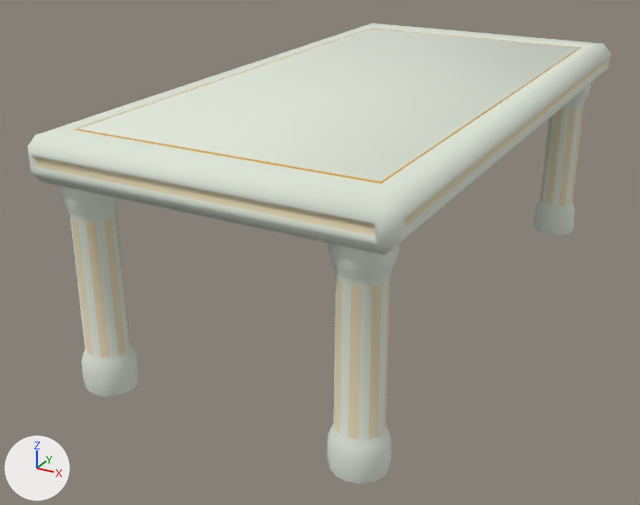
Two versions of the FBX model T.I. 5 - RPG/Assets/FBX/SceneObjects/Greek/TableGreek.fbx, one commit apart.
Both versions are drawn from a 50 mm camera at (2.86, -6.09, 3.27) aimed at (-0.28, -0.38, 0.42). Arrows for +X, +Y and +Z are at lower left; the lights stay in place. Where no turn or scale is listed for an object, it has been applied to the vertices.

Objects in the first picture: 'TableMarble'.
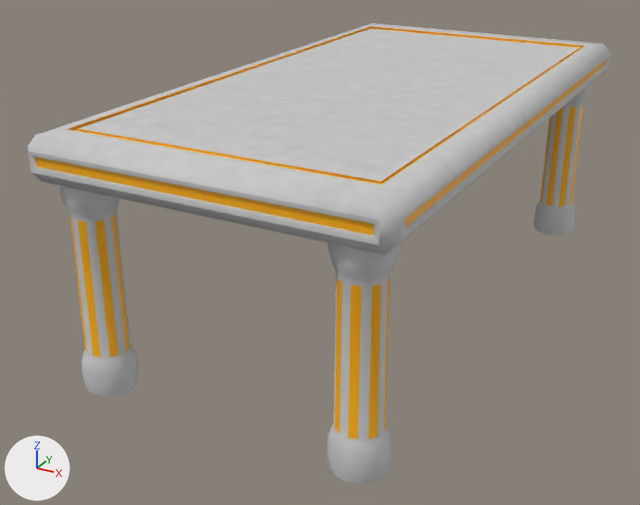
The newer file is also turned or shifted as a whole; pictures and numbers use the older file's frame.

Location of each change, [x1, y1, x2, y2] in pixels of the pictures (640 x 505 px):
part 1 of me_tablemarble, cut back: [69, 26, 584, 185] in both
part 2 of me_tablemarble, recoloured (white to grey): [27, 23, 611, 484] in both
part 3 of me_tablemarble, recoloured (beige to orange): [36, 61, 605, 440] in both

What changed in the scene script:
```text
Add img_marbletabler_png:
    img_marbletabler_png = load_image('MarbleTableR.png', '../../../MatImages/ObjectsTex/MarbleTableR.png', 2048, 2048, 'Non-Color')
Add img_marbletablealbedo_png:
    img_marbletablealbedo_png = load_image('MarbleTableAlbedo.png', '../../../MatImages/ObjectsTex/MarbleTableAlbedo.png', 2048, 2048, 'sRGB')
Add mat_marbletablemat:
    mat_marbletablemat = bpy.data.materials.new('MarbleTableMat')
    # uses the picture img_marbletablealbedo_png
    # uses the picture img_marbletabler_png
Change me_tablemarble:
    used by ob_tablemarble; location = (0.0, 0.0, 0.0)
    remove me_tablemarble.from_pydata(...)  # 844 vertices, 842 faces; spans x -1.25..1.25, y -2.42..2.42, z -0.03..1.77
    remove me_tablemarble.materials.append(mat_gold)  # yellow #e7ac0e
    add me_tablemarble.from_pydata(...)  # 840 vertices, 778 faces; spans x -1.25..1.25, y -2.42..2.42, z -0.03..1.77
    me_tablemarble part 1
    10 vertices are removed from x -1.07..1.03, y -2.15..2.14, z 1.54..1.76
    76 faces are deleted
    2 vertices move from x -1.08, y -2.12..2.12, z 1.76 to x -1.1, y -2.16..2.16, z 1.75
    6 vertices are added at (1.02, -2.09, 1.75), (1.02, 2.09, 1.75), (-1.06, 2.09, 1.75), (-1.06, -2.09, 1.75), (1.05, -2.16, 1.75), (1.05, 2.16, 1.75)
    12 new faces join them
    me_tablemarble part 2: 730 faces spanning x -1.25..1.25, y -2.42..2.42, z -0.03..1.77 switch from mat_marble (white #e1e7da) to mat_marbletablemat
    me_tablemarble part 3: 36 faces spanning x -1.22..1.22, y -2.4..2.4, z 0.26..1.65 switch from mat_yellow (beige #e7d9b5) to mat_marbletablemat
```
